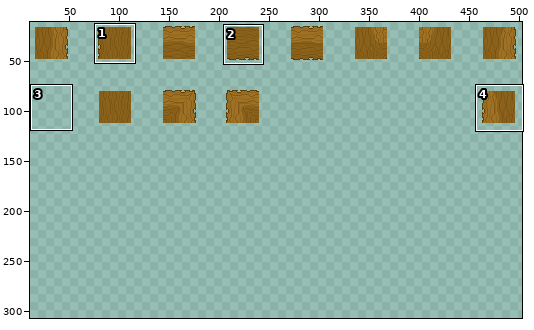
Sprite sheet, stored at assets/sprites/environment/tree-tiles.png. The picture above shows the old version from afar; the outline marks the close-up.
Close-up. The starting point:
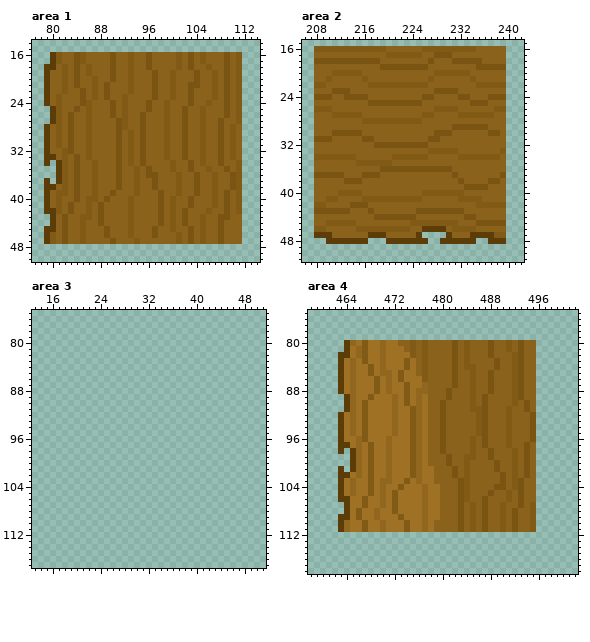
The file is 512x512 pixels. Shown: area 1: x 77..114, y 14..50; area 2: x 206..242, y 15..51; area 3: x 13..51, y 75..117; area 4: x 458..502, y 75..118. The wide view leaves out empty margins. The commit also changed other parts of the picture, which this record leaves out.
After the commit:
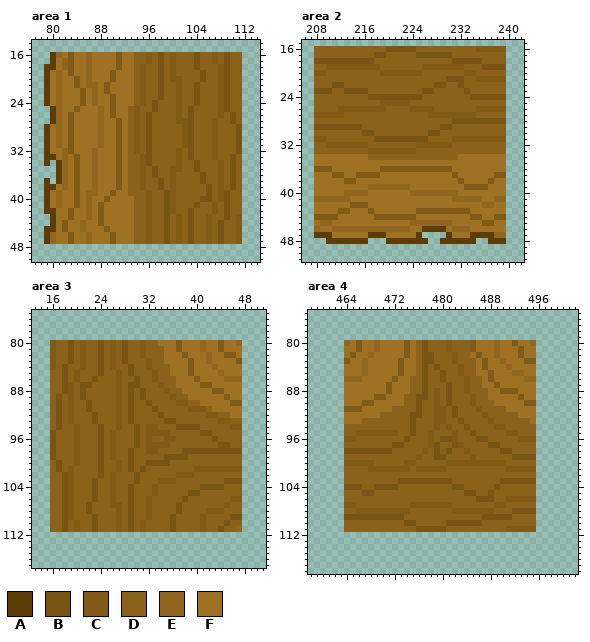
Palette (. is transparent): A #5c3d07  B #7a5413  C #815a16  D #8b621c  E #916720  F #9e7124
Changes in this commit:
Changed rows in their new state; - is an unchanged pixel.
Area 1:
first column x 80:
16 -EFCFFEFFFFCFF--C-B-CD-DBD-C---D
17 -FECFFEFFFFCFF--C-B-CD-DBD-C---D
18 -FECFFEFFFFCFF-CD-B-CD-DB-D-C--D
19 FEFCFFEFFFCFFF-C-DB-----DB-DC--D
20 FEFFCFEFFFCFFF-C-DB--C--DB-DC--D
21 FEFFCFEEFCFFFF-C-DB-DC-D---DC--D
22 FEFFFCFEFCFFFF-C-DB-DC-DB--DC--D
23 FEFFFCFEFFCFFF-C-DB-DC-DB--DC--D
24 FEFFFCFEFFCFFF-CDB-D-C-DB-D-C--D
25 -EFFCFFFEFCFF-C-DB-D-CDB-D--C--D
26 -EFCFFFFEFCFF-CDB--D-CDB-D--CDBD
27 -EFCFFFFEFFCF-CDB--D-CCB-D-CD-BD
28 FEFCFFFFEFFCF-CDB--D--CB-D-CD-DB
29 FEFCFFFFEFFCFDCDB--D--CB-D-CD-DB
30 FEFCFFFFEFFCFDCDB--D--CB-D-CD-DB
31 FEFCFFFFEFFCFDCDB--D--CB-D-CD-DB
32 FFECFFFEFFFCFDCDB--D-CDB-D-CD-DB
33 -FEFCFFEFFFCFD-CB--D-CDB-D-CD-B-
34 --EFCFFEFFFCFD-CB---DC-DBD--C-BD
35 --EFCFFEFFFCF-DCDB---C-DB-D-CDBD
36 --EFCFFEFFFCF-DCD---CD--DB-DC--D
37 --EFCFFEFFFCF-DC-DB-CD--DB-DC--D
38 -FEFCFFEFFFCF-DC-DB-CD--D-BDC--D
39 FEFFCFEEFFCFF-D-C-DBCD--D-BDC--D
40 FEFFCFEFFCFFFF--C-DB---D-BBDC--D
41 FEFFCFEFCFFFFF--C-DB---DB------D
42 -FFCFFEFCFFFFF--C-DB--DB--DC---D
43 -FFCFFEFCFFFFF--C-DBDCDB-DC-D--C
44 -FCFFEFFCFFFFF--C-DBDCDB-DC----C
45 -FCFFEFFFCFFFF--CD-BDC---DC----C
46 EFFCFFEFFFCFFF--CD-B-----DC----C
47 EFFCFFEFFFCFFFD-C--B-----DC----C
Area 2:
first column x 208:
16 DDDDDDDDDDDDBBBBB-DDDDDDDDDCCCCC
17 ----------BBDDDDDBBB------------
18 ----------D--------D------------
19 --CCCCCCCCCDDDDDDDCCCCCCC--D----
20 CC-DDDDD---CCCCCCC--DDDDD-C-----
21 --D-----D----------D--BBB-DCCCCC
22 DD-BB----DDDDDDDDDD-BB--B--DDDDD
23 BBBDD-BBB---------BBDDDD-B------
24 DDD--DDDDBBBBBBBBBDD----DDBBB---
25 ---------DDCCCCCDD--------DDD---
26 DDD-CCCCCCCC----CCCCDDDD---CCC--
27 CCC--DDD----------D-CCCC---DDD--
28 --------DDDDDDDDDD-----BBBBBBBBB
29 BBBBBBBB-------------BBDDDDDD---
30 ---DDDDDBB---------B-DD------DD-
31 CCD-----DDBBBBBBBBBDD--CCCCCCCCC
32 --CCCCCCC-DDDDDDDCCCCCC---------
33 ---------CCCCCCCC--DDDDD-------D
34 FFFFFFFFF----DDDDDD-----FFFFFFFF
35 FFFFFFFFFFFFFFFFFFFFFFFFFFFFFFFF
36 CCCFFFFFFFFCCCCCCCCCCCCFFFFFFFFF
37 FFFCCFFCCCCFFFFFFFFFFFFCFFFFFFCC
38 FFFFFCCFFFFFFFFFFFFFFFFFCFFFFCFF
39 FFFFFFFFFEEEEEEEFFFFFFFFFCCCCFFF
40 FFFFFEEEEFFFFFFFEEEEEEEEFFFFFFFF
41 EEEEEEFFFFFFFFFFFFFFFFFEEEEEFFEE
42 FFFFFFCCCFFFFFFFFFFFFFFFFFFFEEFF
43 FFFFCCFFFCFFFFFFFCCCCCCCCCFFFFFF
44 CCCCFFFFFFCCCCCCCFFFFFFFFFCCFFCC
45 FEEFFFFFFFFFFFFFEEEEEEEFFFFFCCFF
46 EFFEEEEEEEEEEEEEFF----FEEEFFFFFF
47 ---FFFFFF---FFFFF------FFF----EE
Area 3:
first column x 16:
 80 CDDBDCDDBDCDBDDCDDFFFCFFFEFFCFFE
 81 CDDBDCDDBDCDBDDCDDDFFCFFFEFFCFFF
 82 CDDBDCDDBDCDBDDCDDDFFFCFFFEFFCCF
 83 CDDBDCDDBDCDBDDDCDDFFFFCFFEFFFFC
 84 CDBDDCDDBDCDDBDDCDDDFFFCFFFEFFFF
 85 DDBDCDDDBDDCDBDDDCDDFFFCFFFFEFFF
 86 DDBDCDDBDDDCDDBDDCDDDFFFCFFFFEEE
 87 DDBCDBBDDDDCDBBDDDCDDFFFFCCFFFFF
 88 DDBCDBDDDDDCDBDBDDDCDDFFFFFCCFFF
 89 DBDCDBDDDDDCDBDBDDDDCDDFFFFFFCFF
 90 DBDCDDBDDDDCDBDDBDDDDCCDDFFFFFCC
 91 DBDCDDBDDDDCDBDDDBDDDDDCCCDFFFFF
 92 DBDCDDDBDDDCDBDDDDBDDDDDDDCCDDFF
 93 DBDCDDDBDDDCDBDDDDDBBDDDDDDDCCDD
 94 DBDDCDDDBDDCDDBDCCDDDBBBBDDDDDCC
 95 BDDDCDDDBDCDDDBDCCCCDDDDDBBDDDDD
 96 BDDDCDDDBDCDDDBDCDDCCDDDDDDBDDDD
 97 BDDDCDDDBDCDDDBDCCCCDDDDDDDDBBDD
 98 BDDDCDDDBDCDDBDDCCDDDDBBBBBBBBBB
 99 BDDDCDDDBDCDDBDDDDDBBBBDDDDDDDDD
100 DBDDCDDDBDDCDBDDBBBBDDDDDDDDDDDD
101 DBDCDDDDBDDCDBDBDDDDDDDDCCCCCCCC
102 DDBCDDDDBDCDDDBDDDDDDCCCDDDDDDDD
103 DDBCDDDBDDCDDDBDDDCCCDDDDDDDDBBB
104 DDBCDDDBDDCDDBDDDCDDDDDDDBBBBDDD
105 DDBCDDDBDDCDDBDDDCDDDDDBBDDDDDDD
106 DDBCDDDBDDCDDBDDCDDDDDBDDDDDDDCC
107 DDBCDDBDDDCCDBDDCDDDDBDDDDDDDCDD
108 DDBCDDBDDDDCDBDDCDDDDBDDDDCCCDDD
109 DDBCDDDBDDDCDBDDCDDDBDDDDCDDDDBB
110 DDBDCDDBDDDCDBDCDDDDBDDDDCDDDBDD
111 DDBDCDDBDDDCDBDCDDDDBDDDDCDDBDDE
Area 4:
first column x 463:
 80 -EFCF-EF--FCF-B---CD-DCFFFEFFCFFE
 81 -F-CF-EF---CF-B---CD-DCFFFEFFFCFF
 82 .FCFFE-F---CF-BB---C-DFCFFEFFFCFF
 83 .CF-E--F--CF--BB---C-D-FCFFEFFFCC
 84 .-F-EF-F--CF--B-B--DCDDFCFFFEFFFF
 85 .-F-EF-FF-----B--B-DC-DFFCFFFEEFF
 86 .E-E--F-FCF-DDB--B-D-CD-FCFFFFFEE
 87 .-F---F-C--FDDB---BD-CD-FFCFFFFFF
 88 .-F---F-C--FDDB-C----CD--FFCC-FFF
 89 -FF--FCC-F-DDBB-C-------DFFFFFCFF
 90 -FF--C---F-DDBD-CDB-----D-FFFFFCC
 91 -CCCF----DDDDBD-CC-B--D-D---FFFFF
 92 .-F-F--DDDDDBBD-CC-B---DC---D-FFF
 93 .-F-DDDDDDDDBDD-CC--B--DDC--D---F
 94 .DDDDDDDDDDDBDD-CDC--B-DD-CCD---D
 95 .DDC-CCCCCDDBDDC-D-C--BDD----C--D
 96 .CCDDDDDDDDBDDDC--BC--DB----D-CCC
 97 .DDDDDDDDBBDDDDCBD-BC-D-DBB-D--D-
 98 .BBBBBBBBDDDDDC-BDB--CD--D-BBD-D-
 99 -DDDDDDDDDDDDCD-BBD--D---D---BB-B
100 -CCCC-DDDDDC-DD---CCC-CCCCCC-D-D-
101 .DDDD-CCCCCCDCCCCC-D-D----D-C-CCC
102 .DDDDDDDDDDDDDDD---D-D-----D-D-D-
103 .DDDDDDDDDBBBBBBBBB-DD------BB-BB
104 .BBBDDBBBBDDDDDDD--B-D-----D-DD--
105 .DDDBBDDDDDDDDDDD---DBB-----D-D--
106 .DDDDDDDDDDDDDDDD---DD-B-B---CCCC
107 -CCDDDDDDDDDCCCCCCC-D-D-D-C---D-D
108 -DD-CCCCC-CCDDDDD--CCC-CCC-D--BBB
109 .BBBBBBBBBBDDDDDD---D-D--BBBBD--D
110 .DDDDDDDDDDBBDDD--BB-BBBD--D-D--D
111 .DDDDDDDDDDDDBBBBB--D-D-D--DCCCC-
Boxes around the changes in both close-ups, in picture pixels (x1, y1, x2, y2):
changed: (50, 52, 242, 244)
changed: (314, 46, 506, 238)
added: (50, 340, 242, 532)
changed: (338, 340, 536, 532)
